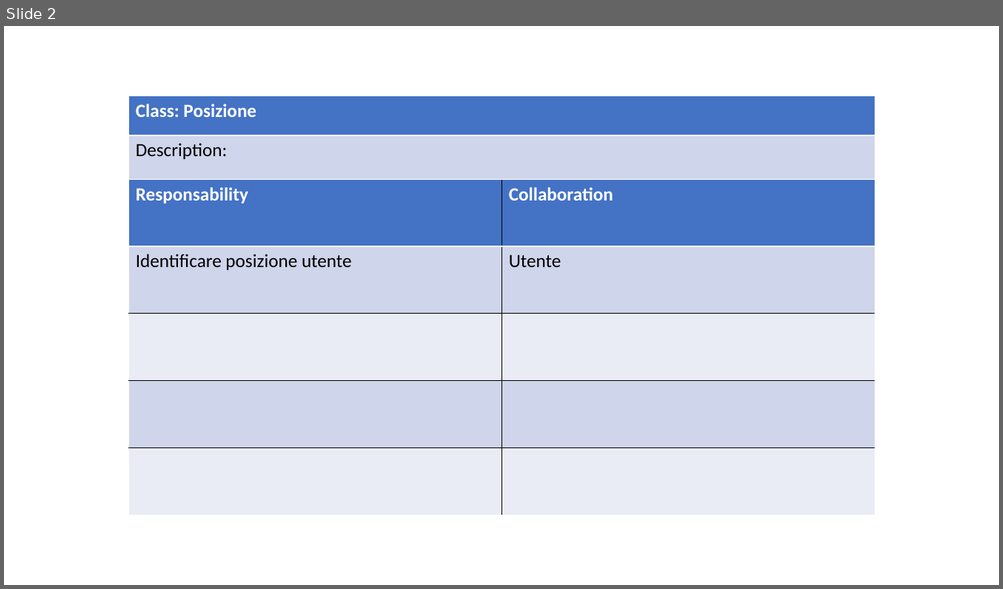
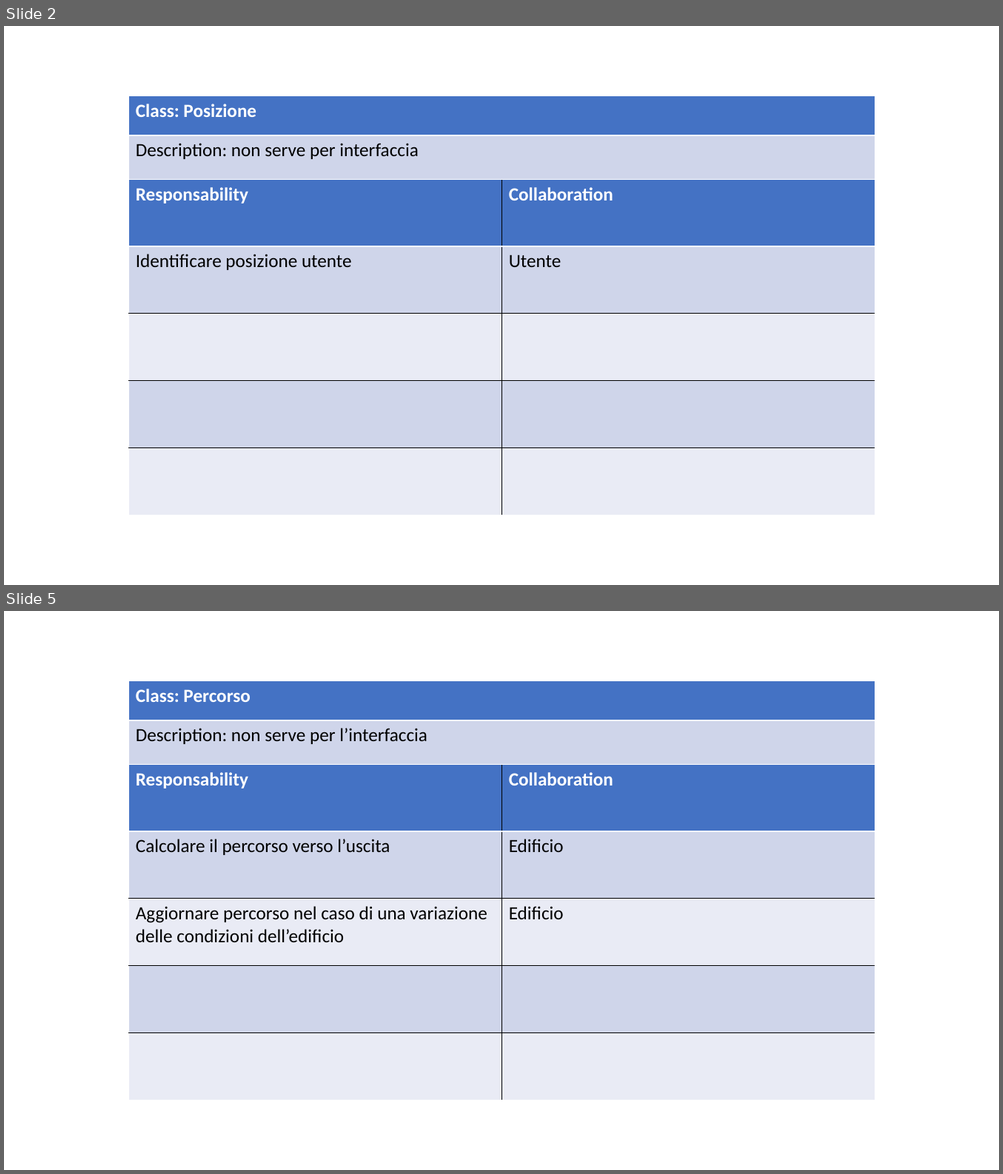
Before and after one commit to ecorradini/ProgettoIDS, a slide deck: AnalisiRequisiti/CRC/UT4/crc.ppt. Shown one above the other, each under a label of ours: slide 2 before the commit, slides 2 and 5 after it; the slides between them are not shown. The pictures are 1003x589 and 1003x1174 pixels, drawn with LibreOffice and Linux fonts; fonts in the diff are those of the drawing. Boxes give left, top, right and bottom in pixels: in the first picture for what was removed or moved away, otherwise in the second. Text is boxed around its words. In the diff, an @@ line names an element or a change of style, - is before the commit and + after.

```diff
--- a/AnalisiRequisiti/CRC/UT4/crc.ppt
+++ b/AnalisiRequisiti/CRC/UT4/crc.ppt
@@ slide 5 added at [4, 611, 999, 1170], background #FFFFFF @@
@@ table added at [128, 681, 874, 764], 2 rows, 1 columns @@
+Class: Percorso
+Description: non serve per l’interfaccia
@@ table added at [128, 764, 874, 1100], 5 rows, 2 columns @@
+Responsability | Collaboration
+Calcolare il percorso verso l’uscita | Edificio
+Aggiornare percorso nel caso di una variazione delle condizioni dell’edificio | Edificio
+ | 
+ | 
@@ slide 2 changed as well @@
@@ table at [128, 96, 874, 179] @@
-row 2, column 1: Description:
+row 2, column 1: Description: non serve per interfaccia
```
Also in this commit, not shown: 4 other slides changed, 4 other slides added, 1 other file.
